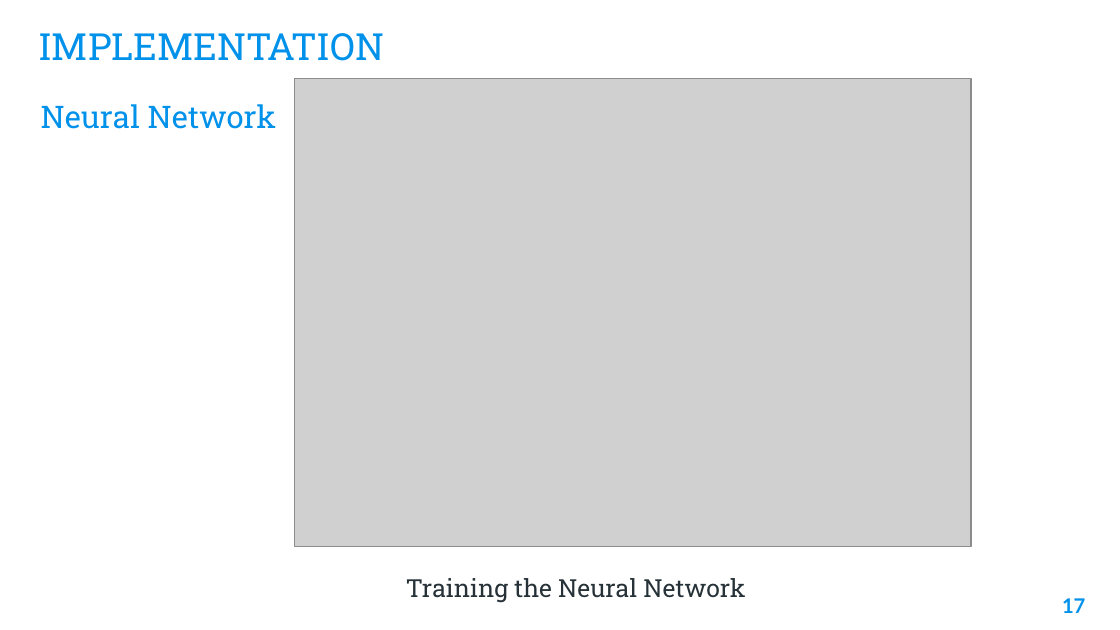
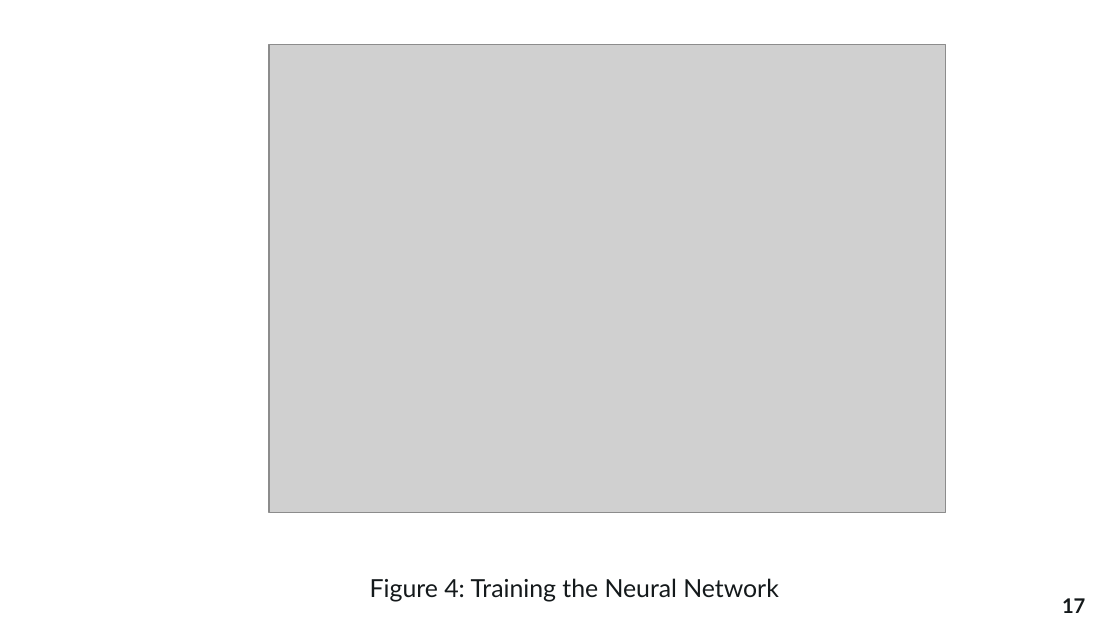
Before and after one commit to theajstars/projex, a slide deck: slide 17 of Ajiboye Oluwaferanmi Post Data.pptx. Drawn at 1120x630 pixels with LibreOffice and Linux fonts; fonts in the diff are those of the drawing; grey boxes stand for pictures; background and template pictures are left out. Boxes give left, top, right and bottom in pixels: in the first picture for what was removed or moved away, otherwise in the second. Text is boxed around its words. In the diff, an @@ line names an element or a change of style, - is before the commit and + after.

```diff
--- a/Ajiboye Oluwaferanmi Post Data.pptx
+++ b/Ajiboye Oluwaferanmi Post Data.pptx
@@ title removed at [38, 33, 384, 61] @@
-IMPLEMENTATION
@@ picture: place and size @@
-picture at [295, 78, 971, 547]
+picture at [269, 45, 945, 513]
@@ text removed at [41, 104, 276, 129] @@
-Neural Network
@@ text at [370, 578, 778, 602]: text changed; font Roboto Slab to Lato; text colour #263238 to #14191B @@
-Training the Neural Network
+Figure 4: Training the Neural Network
@@ page number at [1062, 598, 1085, 613]: text colour #0091EA to #14191B @@
```
Also in this commit, not shown: 25 other slides changed, 1 slide added, 1 slide removed, 1 other file.
